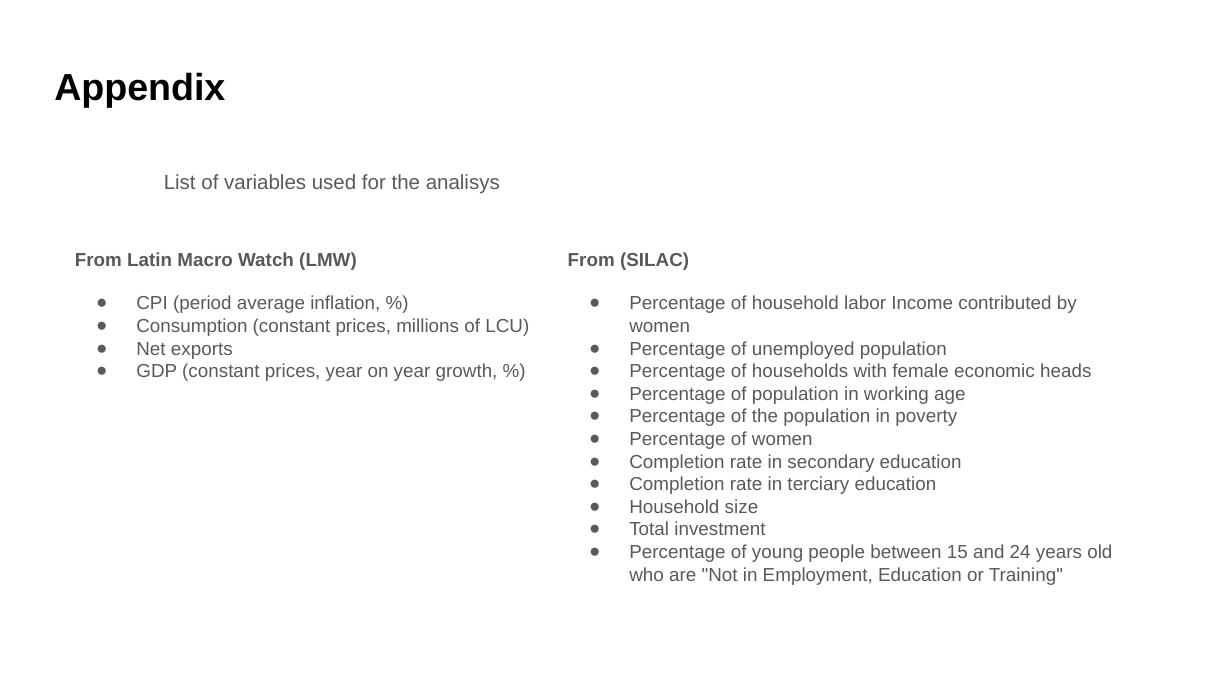
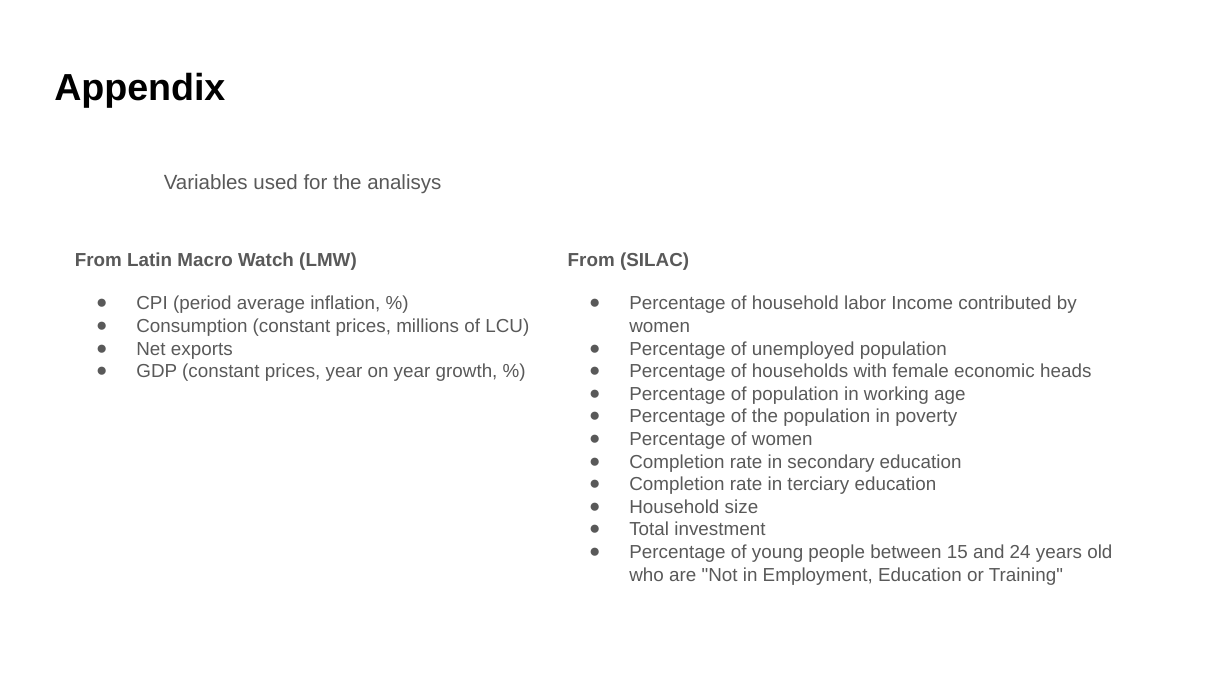
Before and after one commit to CamiMonzon/IDB_Data_Analyst, a slide deck: slide 14 of IDB. Analysis of female participation in household labor income.pptx. Drawn at 1232x693 pixels with LibreOffice and Linux fonts; fonts in the diff are those of the drawing. Boxes give left, top, right and bottom in pixels: in the first picture for what was removed or moved away, otherwise in the second. Text is boxed around its words. In the diff, an @@ line names an element or a change of style, - is before the commit and + after.

```diff
--- a/IDB. Analysis of female participation in household labor income.pptx
+++ b/IDB. Analysis of female participation in household labor income.pptx
@@ text at bbox=[164, 174, 441, 193]: text changed @@
-List of variables used for the analisys
+Variables used for the analisys
```
Also in this commit, not shown: 1 other slide changed.
